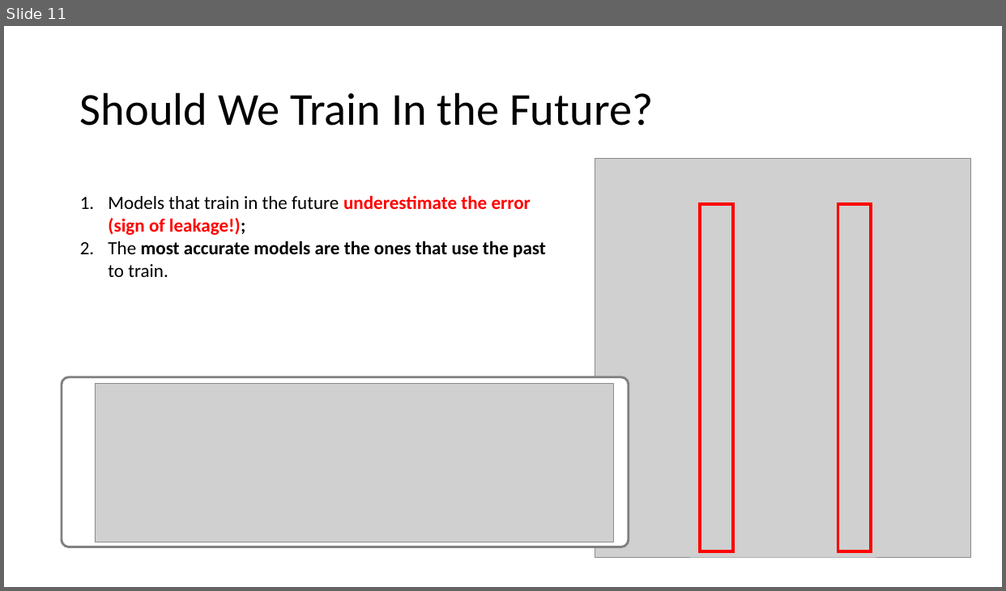
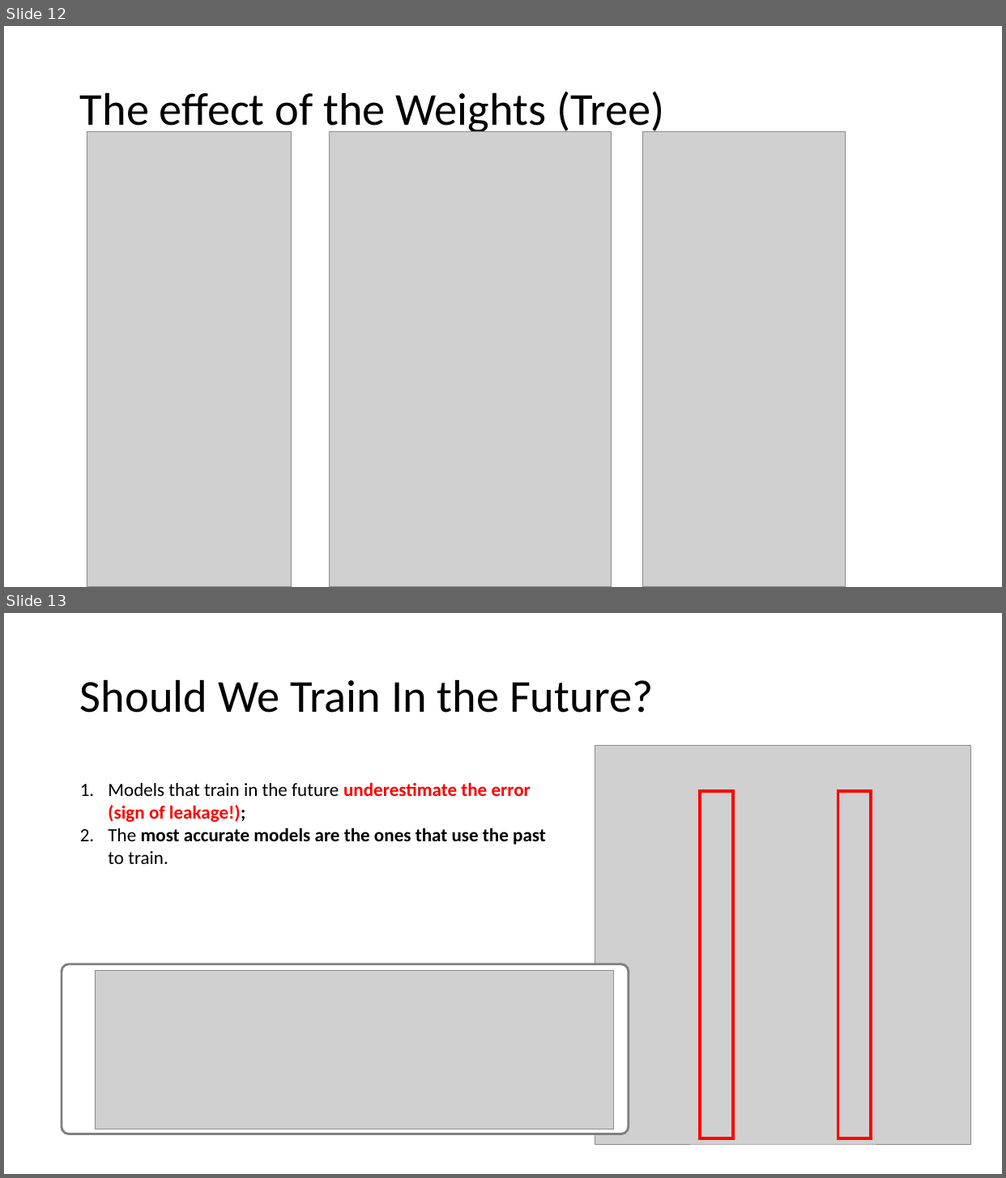
Before and after one commit to MiguelLoureiro98/timecave, a slide deck: papers/.ppt/TimeSeriesCV_26072024.pptx. Shown one above the other, each under a label of ours: slide 11 before the commit, slides 12 and 13 after it. The pictures are 1006x591 and 1006x1178 pixels, drawn with LibreOffice and Linux fonts; fonts in the diff are those of the drawing; grey boxes stand for pictures. Boxes give left, top, right and bottom in pixels: in the first picture for what was removed or moved away, otherwise in the second. Text is boxed around its words. In the diff, an @@ line names an element or a change of style, - is before the commit and + after.

```diff
--- a/papers/.ppt/TimeSeriesCV_26072024.pptx
+++ b/papers/.ppt/TimeSeriesCV_26072024.pptx
@@ slide 12 added at (4,26,1002,587), background #FFFFFF @@
@@ title added at (80,92,664,135), 44 pt, text #000000 @@
+The effect of the Weights (Tree)
@@ picture added at (87,131,292,587) @@
@@ picture added at (330,131,612,587) @@
@@ picture added at (643,131,846,587) @@
@@ what was slide 11 is now slide 13 @@
```
Also in this commit, not shown: 1 other slide added.
